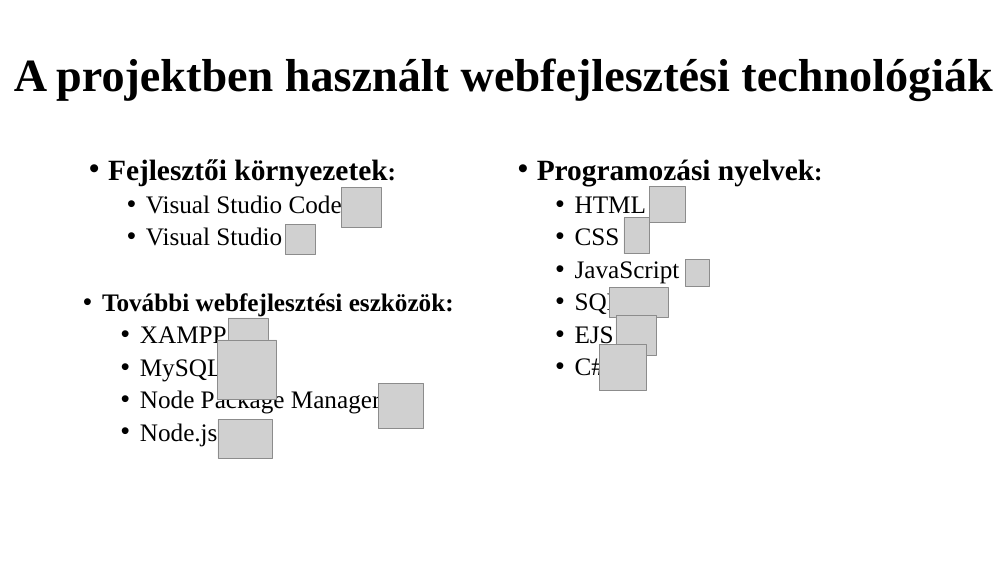
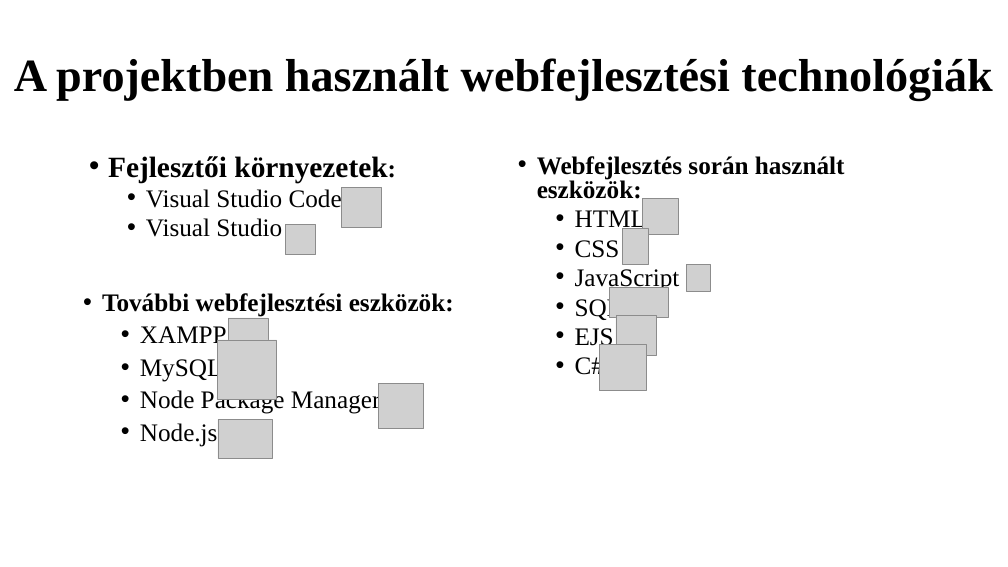
Before and after one commit to K0RN3L07/ParKing, a slide deck: slide 3 of Dokumentumok/ParKing-prezentacio.pptx. Drawn at 1008x567 pixels with LibreOffice and Linux fonts; fonts in the diff are those of the drawing; grey boxes stand for pictures. Boxes give left, top, right and bottom in pixels: in the first picture for what was removed or moved away, otherwise in the second. Text is boxed around its words. In the diff, an @@ line names an element or a change of style, - is before the commit and + after.

Commit message:
presentation updated

```diff
--- a/Dokumentumok/ParKing-prezentacio.pptx
+++ b/Dokumentumok/ParKing-prezentacio.pptx
@@ text "Fejlesztői környezetek:" at [108, 156, 387, 237]: line spacing 0.9 to 0.8 @@
@@ text at [537, 156, 845, 199]: text changed; size 28 to 24 pt @@
-• Programozási nyelvek:
+• Webfejlesztés során használt eszközök:
@@ text at [575, 207, 680, 380]: line spacing 0.9 to 0.8 @@
@@ picture: place and size @@
-picture at [650, 186, 686, 222]
+picture at [643, 199, 679, 235]
@@ picture: place and size @@
-picture at [624, 218, 650, 254]
+picture at [623, 228, 649, 265]
@@ picture: place and size @@
-picture at [686, 259, 710, 287]
+picture at [687, 265, 711, 292]
```
Also in this commit, not shown: 2 other slides changed.
